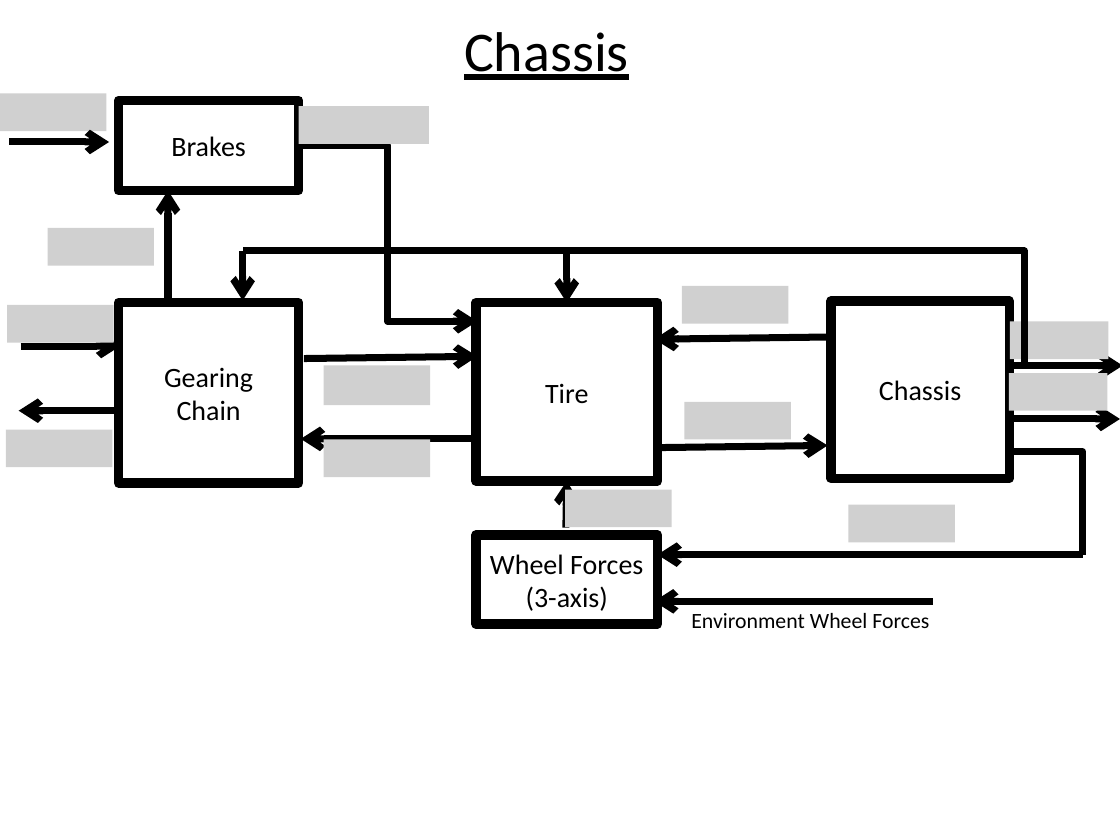
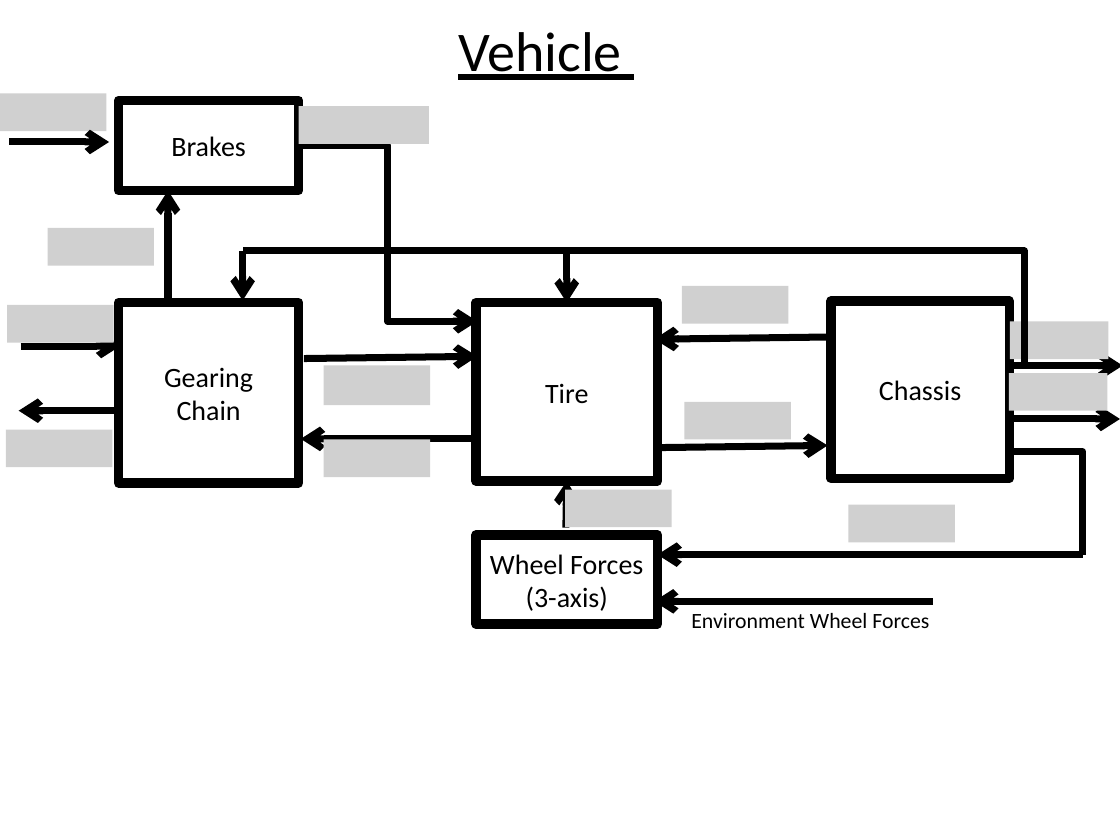
Before and after one commit to lordnathan0/SImBALink, a slide deck: slide 3 of Block_Diagram.pptx. Drawn at 1120x840 pixels with LibreOffice and Linux fonts; fonts in the diff are those of the drawing; grey boxes stand for pictures. Boxes give left, top, right and bottom in pixels: in the first picture for what was removed or moved away, otherwise in the second. Text is boxed around its words. In the diff, an @@ line names an element or a change of style, - is before the commit and + after.

```diff
--- a/Block_Diagram.pptx
+++ b/Block_Diagram.pptx
@@ text at (458,32,621,80): text changed @@
-Chassis
+Vehicle
```
Also in this commit, not shown: 2 other files.
